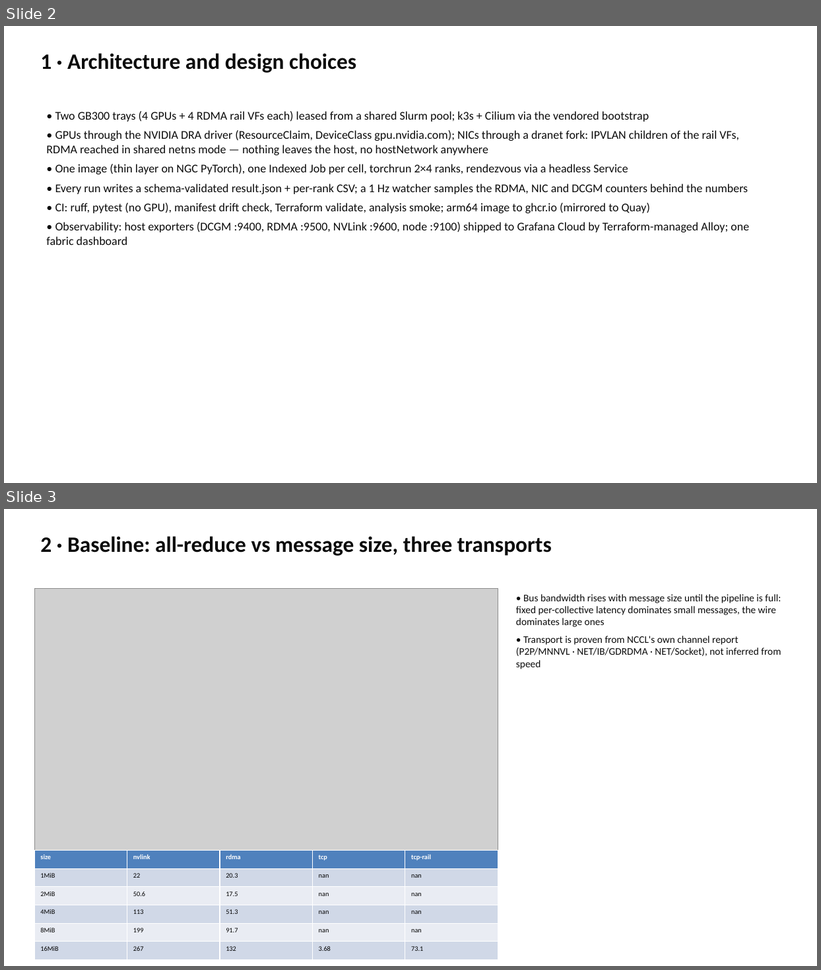
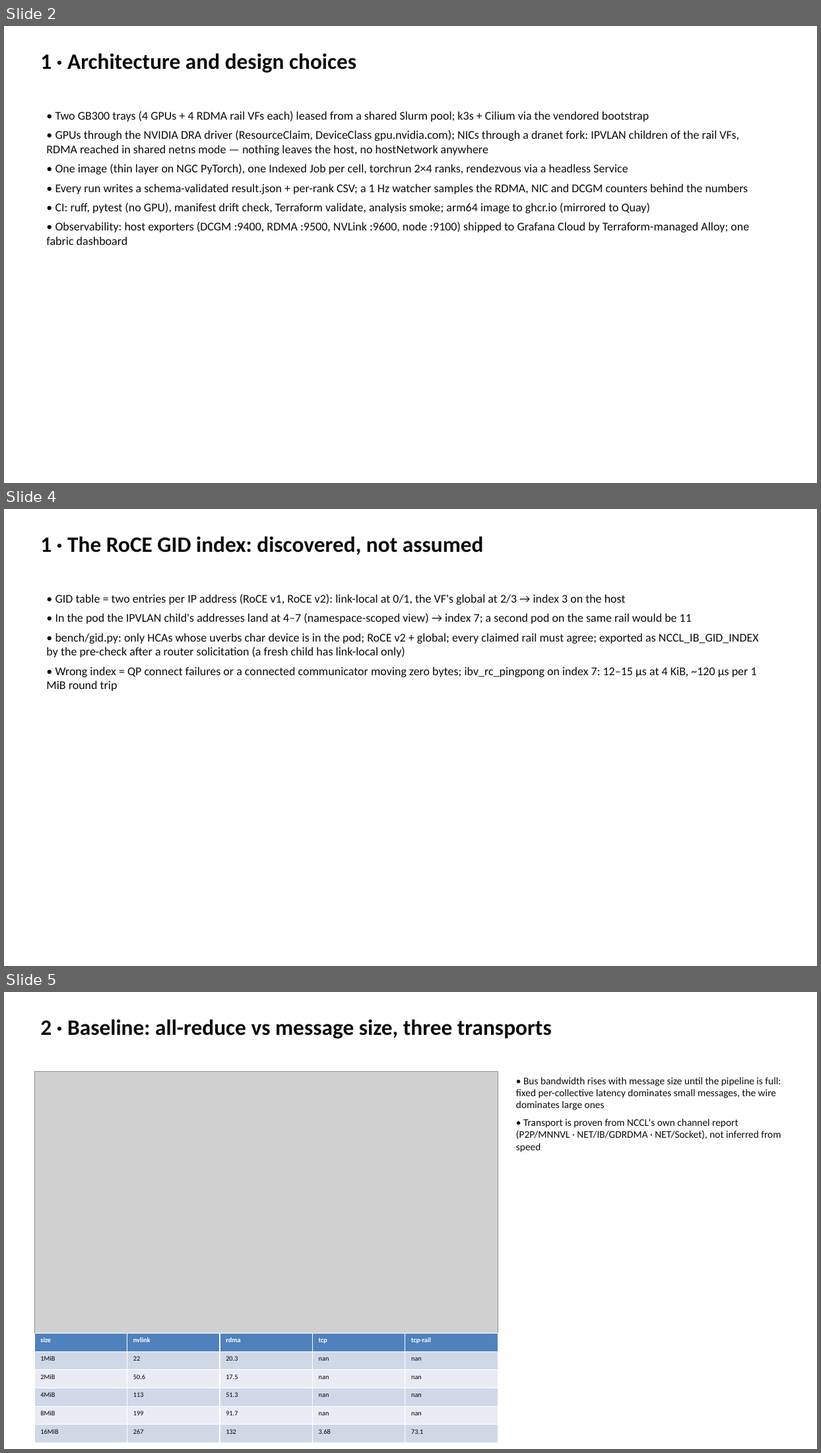
Before and after one commit to drkennetz/nccl_to_training_walkthrough, a slide deck: slides/compass.pptx. Shown one above the other, each under a label of ours: slides 2 and 3 before the commit, slides 2, 4 and 5 after it; the slides between them are not shown. The pictures are 821x970 and 821x1453 pixels, drawn with LibreOffice and Linux fonts; fonts in the diff are those of the drawing; grey boxes stand for pictures. Boxes give left, top, right and bottom in pixels: in the first picture for what was removed or moved away, otherwise in the second. Text is boxed around its words. In the diff, an @@ line names an element or a change of style, - is before the commit and + after.

```diff
--- a/slides/compass.pptx
+++ b/slides/compass.pptx
@@ slide 4 added at (4, 509, 817, 966), background #FFFFFF @@
@@ text added at (40, 536, 484, 555), 26 pt, text #0B0B0B, bold @@
+1 · The RoCE GID index: discovered, not assumed
@@ text added at (46, 594, 759, 691), 14 pt, text #0B0B0B @@
+• GID table = two entries per IP address (RoCE v1, RoCE v2): link-local at 0/1, the VF's global at 2/3 → index 3 on the host
+• In the pod the IPVLAN child's addresses land at 4–7 (namespace-scoped view) → index 7; a second pod on the same rail would be 11
+• bench/gid.py: only HCAs whose uverbs char device is in the pod; RoCE v2 + global; every claimed rail must agree; exported as NCCL_IB_GID_INDEX by the pre-check after a router solicitation (a fresh child has link-local only)
+• Wrong index = QP connect failures or a connected communicator moving zero bytes; ibv_rc_pingpong on index 7: 12–15 µs at 4 KiB, ~120 µs per 1 MiB round trip
@@ what was slide 3 is now slide 5 @@
```
Also in this commit, not shown: 2 other slides added, 4 other files.
